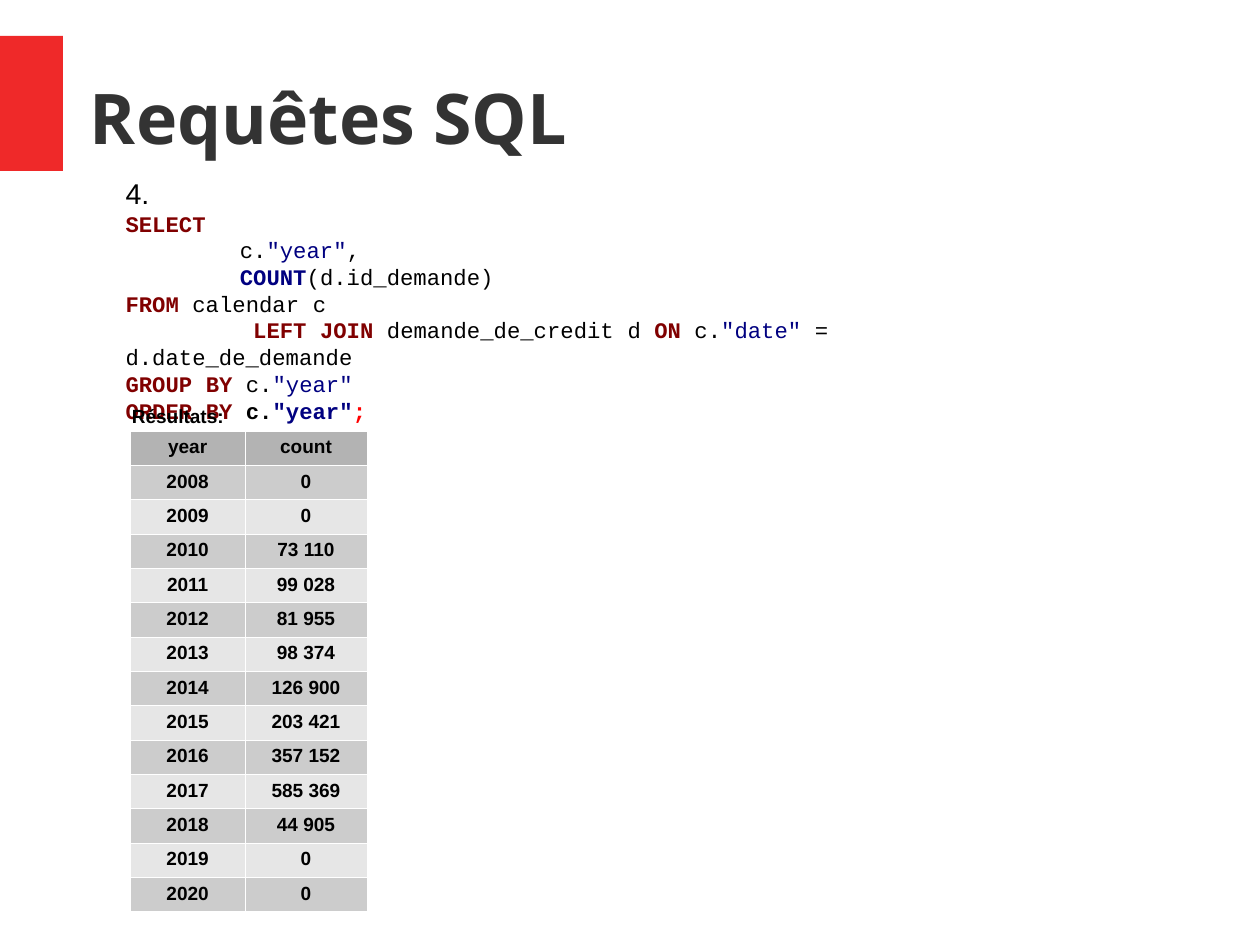
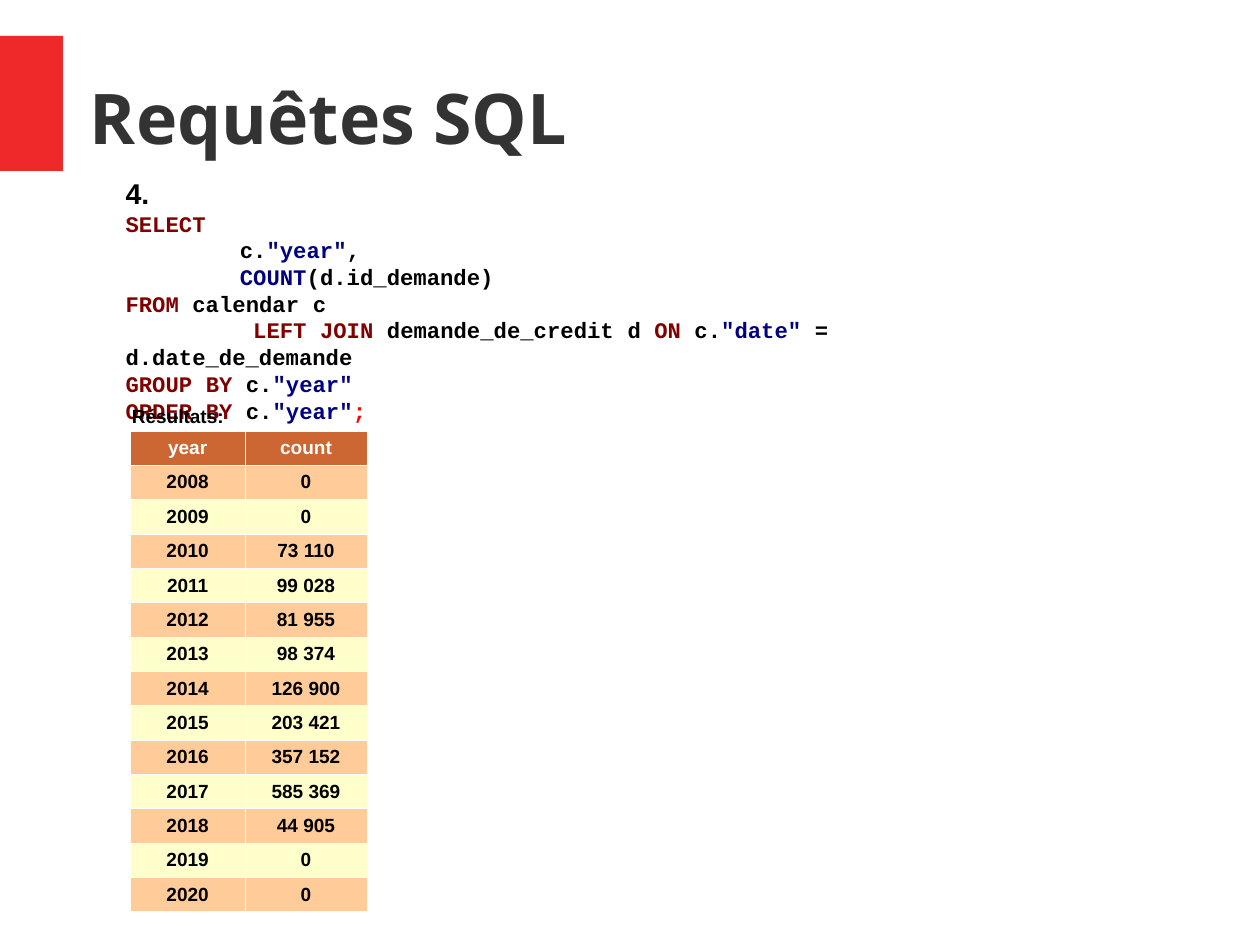
Before and after one commit to konyshev/ecam_ds, a slide deck: slide 25 of IntProj/Slides.odp. Drawn at 1260x945 pixels with LibreOffice and Linux fonts; fonts in the diff are those of the drawing. Boxes give left, top, right and bottom in pixels: in the first picture for what was removed or moved away, otherwise in the second. Text is boxed around its words. In the diff, an @@ line names an element or a change of style, - is before the commit and + after.

```diff
--- a/IntProj/Slides.odp
+++ b/IntProj/Slides.odp
@@ text at [126, 184, 801, 397]: bold on in "4.", "c."year",", "COUNT(d.id_demande)", "calendar c" and 2 more places @@
@@ table at [130, 431, 367, 908] @@
@@ fill #B3B3B3 to #CC6633 in row 1 @@
@@ fill #CCCCCC to #FFCC99 in 14 cells @@
@@ fill #E6E6E6 to #FFFFCC in 12 cells @@
@@ text colour #000000 to #FFFFFF in "year", "count" @@
```
Also in this commit, not shown: 18 other slides changed, 2 other files.
